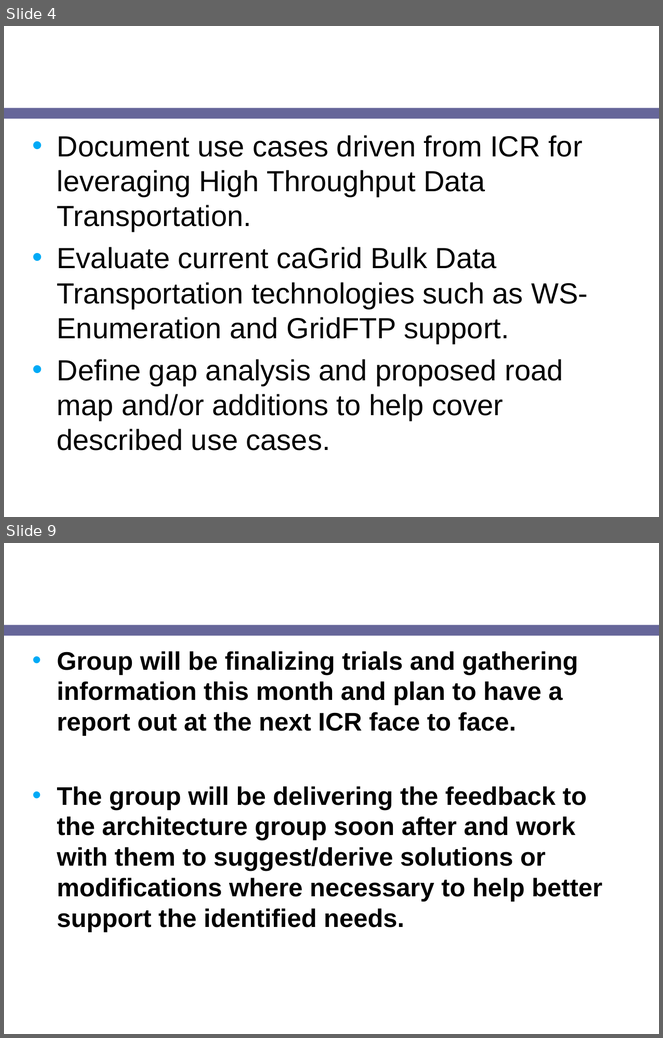
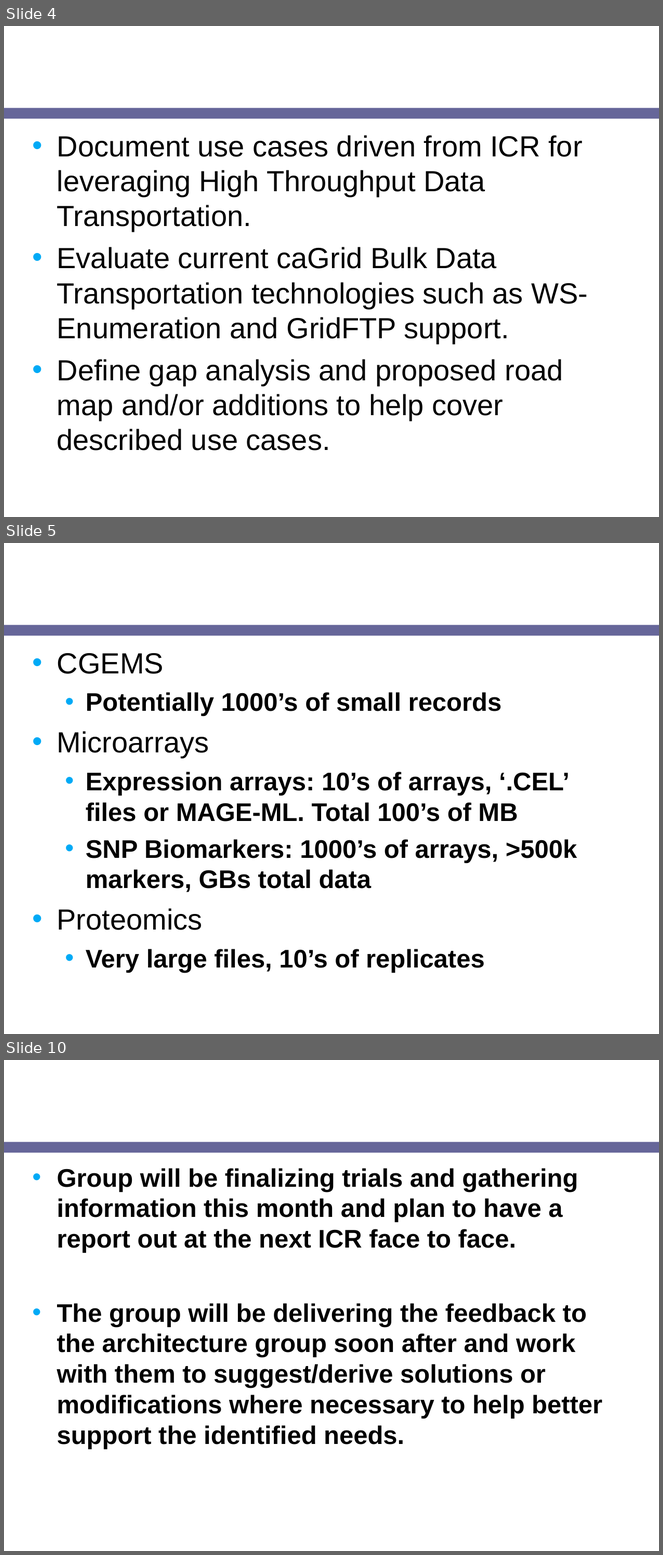
Before and after one commit to NCIP/cagrid-docs, a slide deck: presentations/200708_VCDE_ARCH/20070807_Day2_ICR-HTP-update.ppt. Shown one above the other, each under a label of ours: slides 4 and 9 before the commit, slides 4, 5 and 10 after it; the slides between them are not shown. The pictures are 663x1038 and 663x1555 pixels, drawn with LibreOffice and Linux fonts; fonts in the diff are those of the drawing; background and template pictures are left out. Boxes give left, top, right and bottom in pixels: in the first picture for what was removed or moved away, otherwise in the second. Text is boxed around its words. In the diff, an @@ line names an element or a change of style, - is before the commit and + after.

```diff
--- a/presentations/200708_VCDE_ARCH/20070807_Day2_ICR-HTP-update.ppt
+++ b/presentations/200708_VCDE_ARCH/20070807_Day2_ICR-HTP-update.ppt
@@ slide 5 added at (4, 543, 659, 1034), background picture (left out); not listed: 1 template element that a slide beside it also shows @@
@@ title added at (26, 543, 517, 619), 24 pt, text #FFFFFF, bold @@
+Use Cases: Data
@@ text added at (57, 653, 577, 973), 28 pt, text #000000, bold @@
+• CGEMS
+  • Potentially 1000’s of small records
+• Microarrays
+  • Expression arrays: 10’s of arrays, ‘.CEL’ files or MAGE-ML. Total 100’s of MB
+  • SNP Biomarkers: 1000’s of arrays, >500k markers, GBs total data
+• Proteomics
+  • Very large files, 10’s of replicates
@@ what was slide 9 is now slide 10 @@
```
Also in this commit, not shown: 4 slides changed, 1 other slide added, 1 slide removed.
